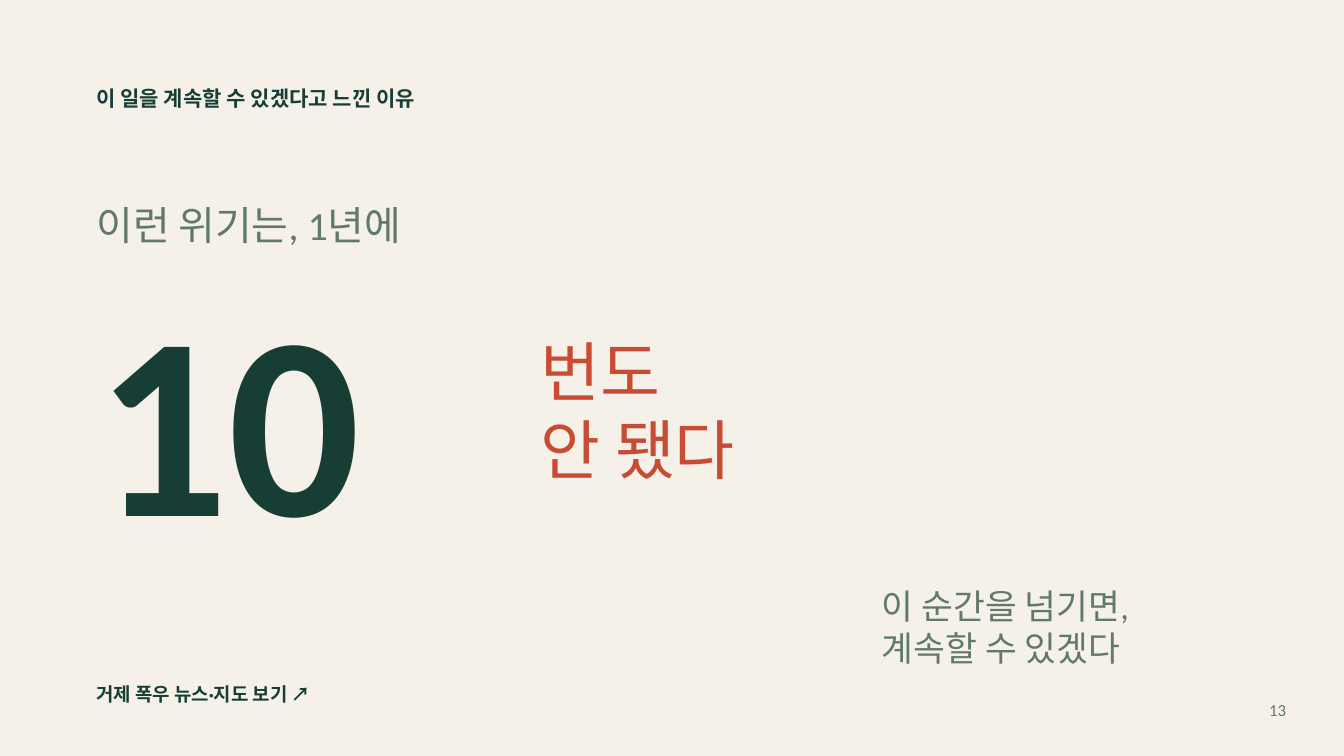
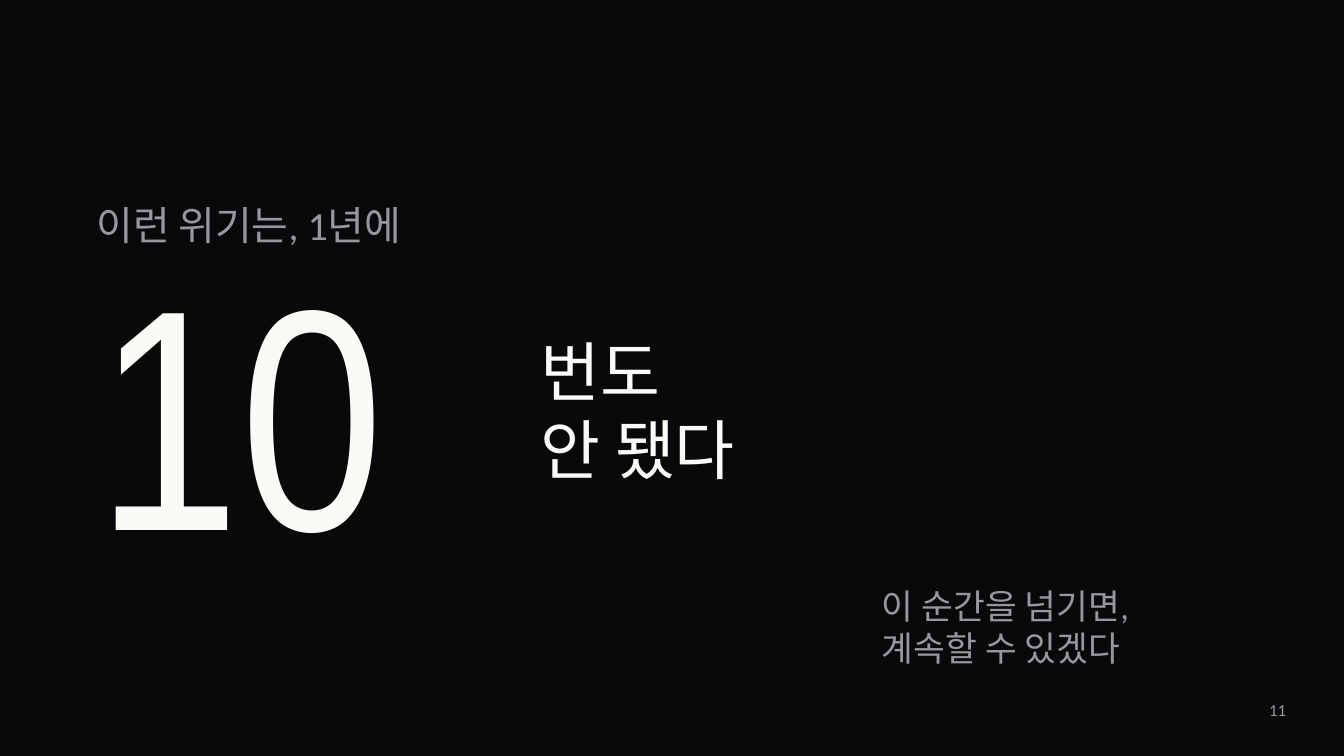
Before and after one commit to jaeyoung5178-bot/Presence, a slide deck: slide 11 of education/mentality/nozero400/NoZero-400Days.pptx (slide 13 before the commit). Drawn at 1344x756 pixels with LibreOffice and Linux fonts; fonts in the diff are those of the drawing. Boxes give left, top, right and bottom in pixels: in the first picture for what was removed or moved away, otherwise in the second. Text is boxed around its words. In the diff, an @@ line names an element or a change of style, - is before the commit and + after.

```diff
--- a/education/mentality/nozero400/NoZero-400Days.pptx
+++ b/education/mentality/nozero400/NoZero-400Days.pptx
@@ background #F5F1E8 to #08090B @@
@@ text removed at (x1=97, y1=88, x2=415, y2=108) @@
-이 일을 계속할 수 있겠다고 느낀 이유
@@ text "이런 위기는, 1년에" at (x1=97, y1=207, x2=401, y2=245): text colour #607969 to #96989B @@
@@ text "10" moved from (x1=97, y1=345, x2=361, y2=518) to (x1=97, y1=310, x2=384, y2=533) @@
@@ text "10" at (x1=97, y1=310, x2=384, y2=533): size 186 to 225 pt, font Calibri to Arial Narrow, text colour #173E35 to #FAFAF7, bold off @@
@@ text "번도" at (x1=541, y1=342, x2=735, y2=479): text colour #C84B34 to #FAFAF7 @@
@@ text "이 순간을 넘기면," at (x1=882, y1=590, x2=1129, y2=664): text colour #607969 to #96989B @@
@@ text removed at (x1=97, y1=685, x2=288, y2=703) @@
-거제 폭우 뉴스·지도 보기 ↗
@@ text at (x1=1269, y1=705, x2=1286, y2=716): text changed; text colour #607969 to #96989B @@
-13
+11
```
Also in this commit, not shown: 6 other slides changed, 28 slides added, 9 slides removed, 31 other files.
